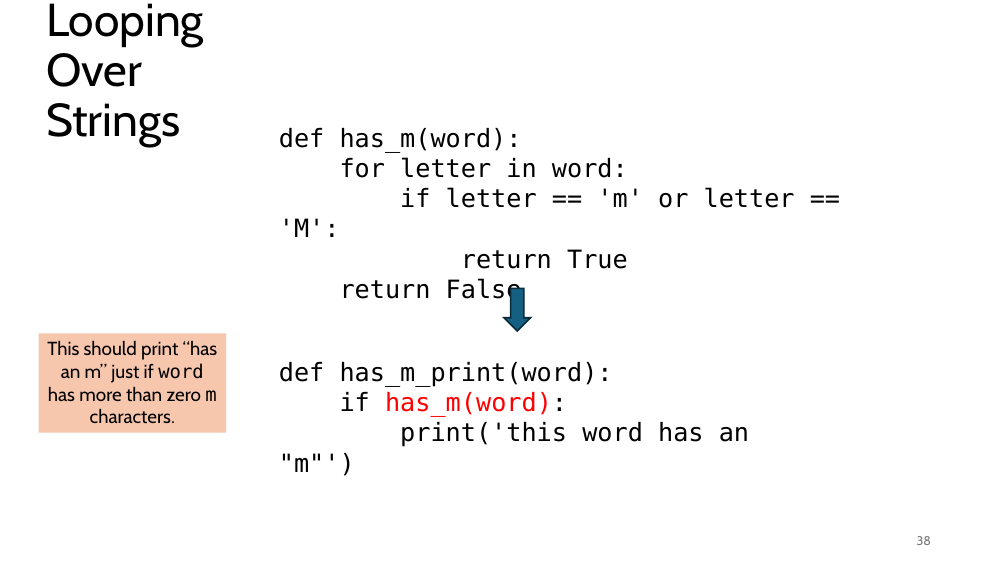
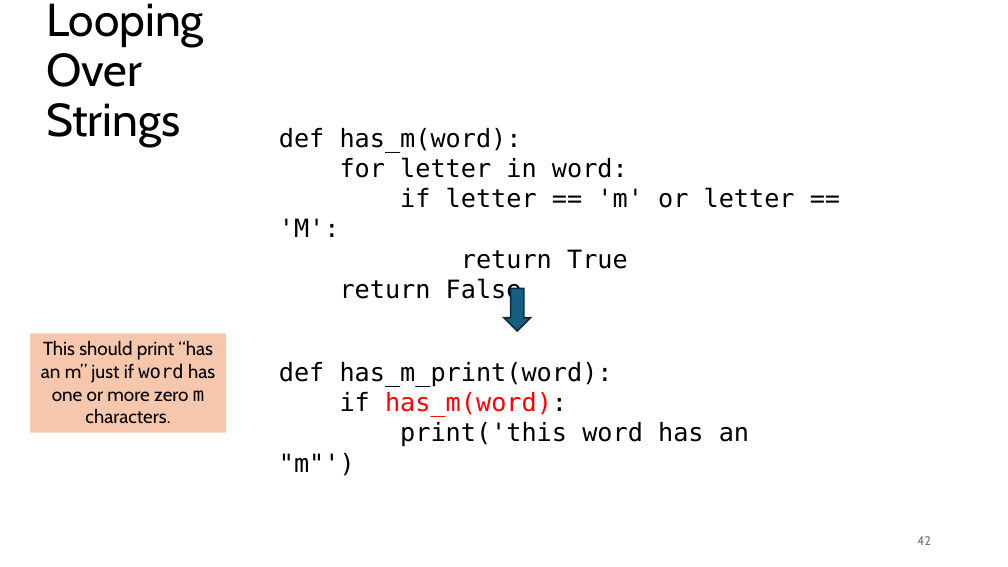
Before and after one commit to tjd1234/cmpt120spring2026, a slide deck: slide 42 of lecture_notes/chapter7/chapter7.pptx (slide 38 before the commit). Drawn at 1008x567 pixels with LibreOffice and Linux fonts; fonts in the diff are those of the drawing. Boxes give left, top, right and bottom in pixels: in the first picture for what was removed or moved away, otherwise in the second. Text is boxed around its words. In the diff, an @@ line names an element or a change of style, - is before the commit and + after.

```diff
--- a/lecture_notes/chapter7/chapter7.pptx
+++ b/lecture_notes/chapter7/chapter7.pptx
@@ rectangle "This should print “has an ...": place and size @@
-rectangle "This should print “has an ..." at (39, 333, 226, 433)
+rectangle "This should print “has an ..." at (30, 333, 226, 433)
@@ text in rectangle at (41, 340, 215, 424): text changed @@
-This should print “has an m” just if word has more than zero m characters.
+This should print “has an m” just if word has one or more zero m characters.
@@ page number at (917, 536, 931, 545): text changed @@
-38
+42
```
Also in this commit, not shown: 14 other slides changed, 5 slides added, 7 other files.
